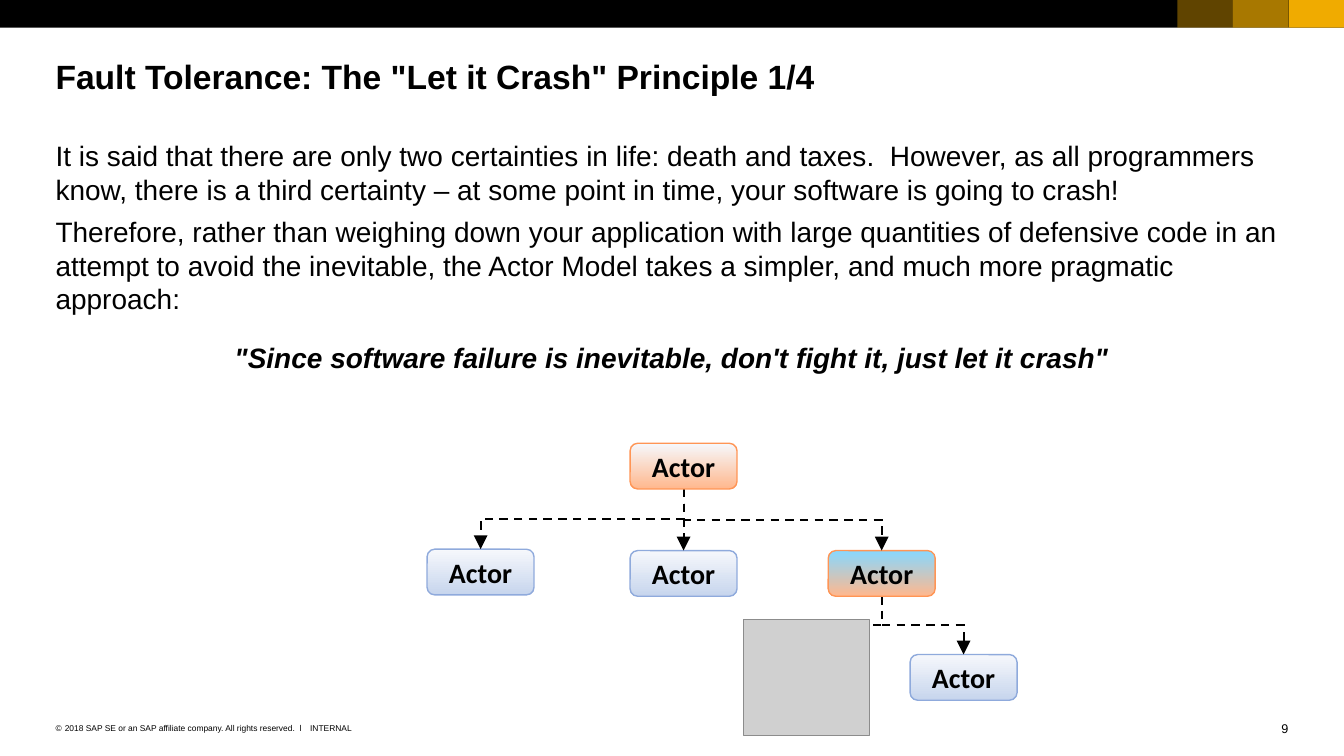
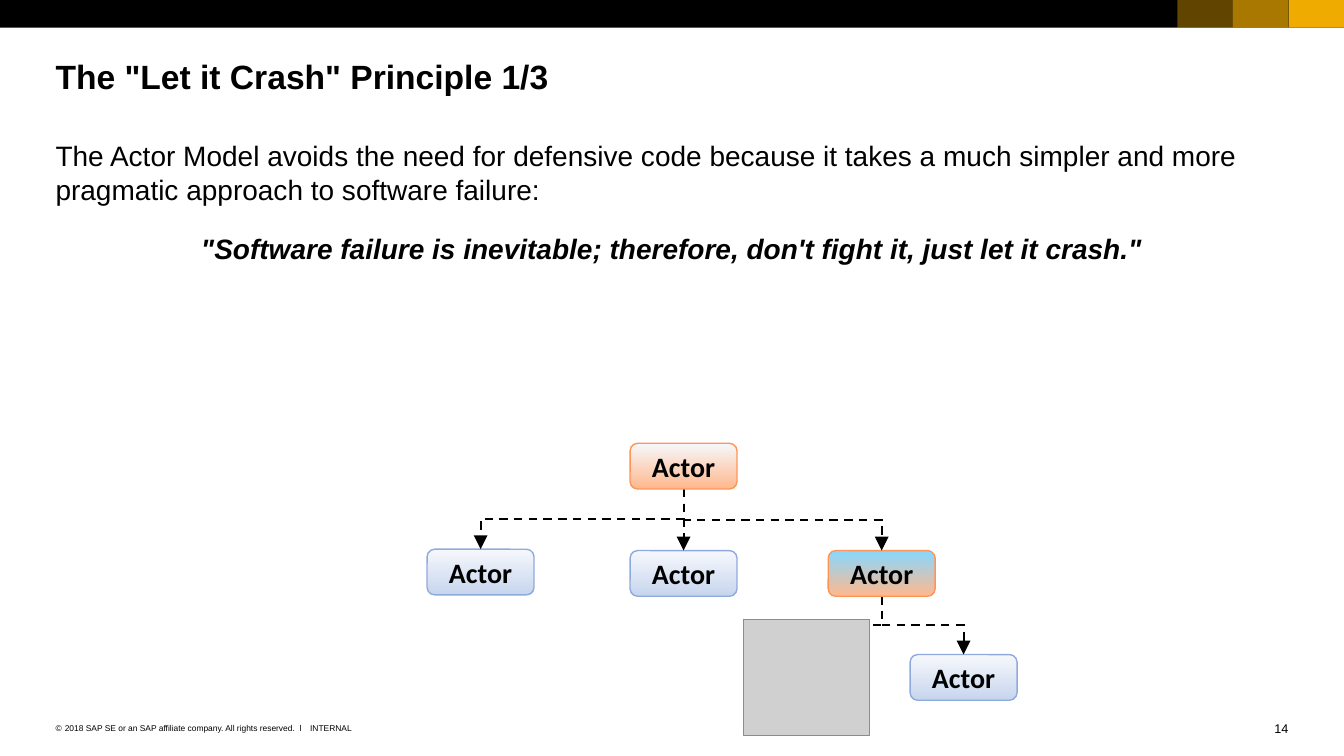
Before and after one commit to ChrisWhealy/WeatherDemo, a slide deck: slide 14 of documentation/Using the Actor Model.ppsx (slide 9 before the commit). Drawn at 1344x756 pixels with LibreOffice and Linux fonts; fonts in the diff are those of the drawing; grey boxes stand for pictures. Boxes give left, top, right and bottom in pixels: in the first picture for what was removed or moved away, otherwise in the second. Text is boxed around its words. In the diff, an @@ line names an element or a change of style, - is before the commit and + after.

Commit message:
Update Actor Model presentation

```diff
--- a/documentation/Using the Actor Model.ppsx
+++ b/documentation/Using the Actor Model.ppsx
@@ title at (56,64,549,96): text changed @@
-Fault Tolerance: The "Let it Crash" Principle 1/4
+The "Let it Crash" Principle 1/3
@@ text at (56,145,1236,264): text changed @@
-It is said that there are only two certainties in life: death and taxes. However, as all programmers know, there is a third certainty – at some point in time, your software is going to crash!
-Therefore, rather than weighing down your application with large quantities of defensive code in an attempt to avoid the inevitable, the Actor Model takes a simpler, and much more pragmatic approach:
-"Since software failure is inevitable, don't fight it, just let it crash"
+The Actor Model avoids the need for defensive code because it takes a much simpler and more pragmatic approach to software failure:
+"Software failure is inevitable; therefore, don't fight it, just let it crash."
@@ page number at (1274,724,1288,733): text changed @@
-9
+14
```
Also in this commit, not shown: 9 other slides changed, 7 slides added, 2 slides removed.
